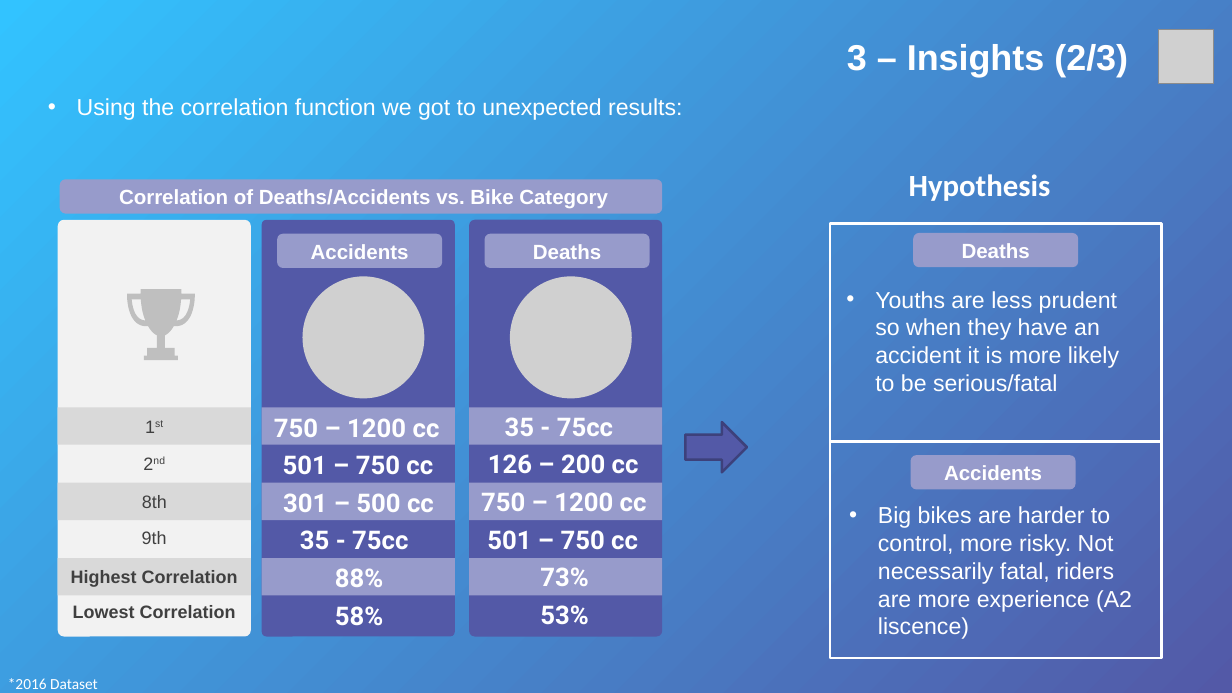
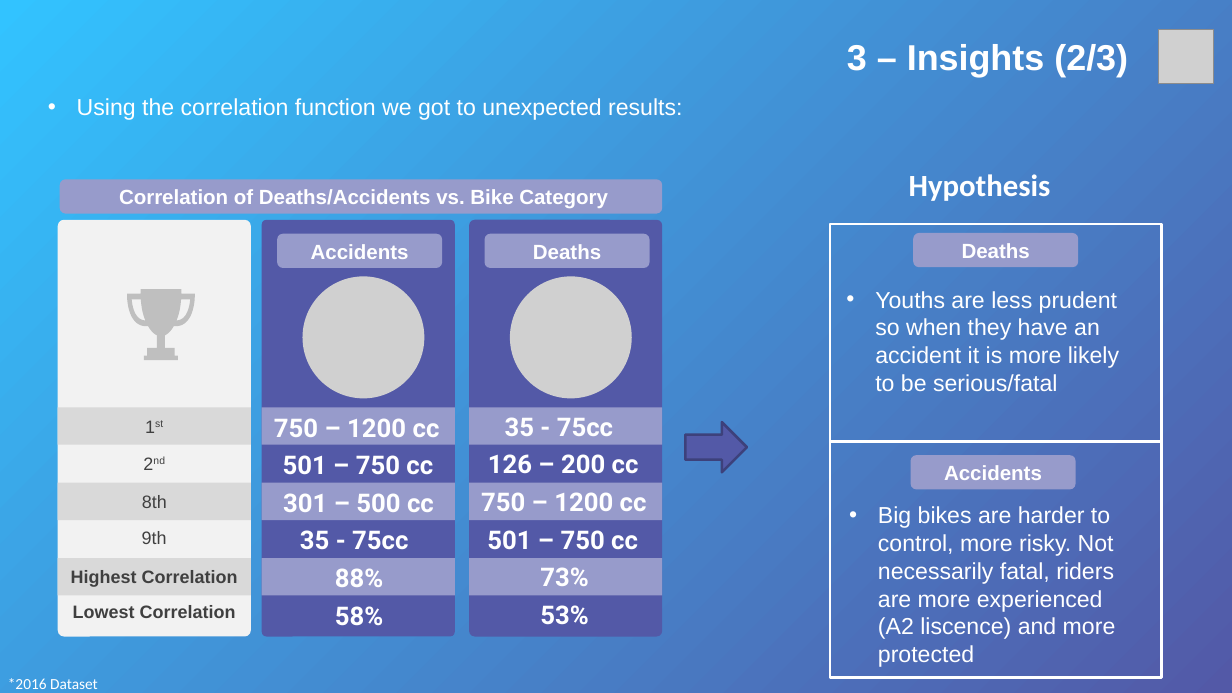
Before and after one commit to fyuji88/Project-Week-2-Barcelona, a slide deck: slide 8 of group7_transportation.pptx. Drawn at 1232x693 pixels with LibreOffice and Linux fonts; fonts in the diff are those of the drawing; grey boxes stand for pictures. Boxes give left, top, right and bottom in pixels: in the first picture for what was removed or moved away, otherwise in the second. Text is boxed around its words. In the diff, an @@ line names an element or a change of style, - is before the commit and + after.

Commit message:
minor changes to presentation

```diff
--- a/group7_transportation.pptx
+++ b/group7_transportation.pptx
@@ rectangle: place and size @@
-rectangle at (830,224,1161,658)
+rectangle at (830,224,1161,677)
@@ text at (878,506,1116,667): text changed @@
-• Big bikes are harder to control, more risky. Not necessarily fatal, riders are more experience (A2 liscence)
+• Big bikes are harder to control, more risky. Not necessarily fatal, riders are more experienced (A2 liscence) and more protected
```
